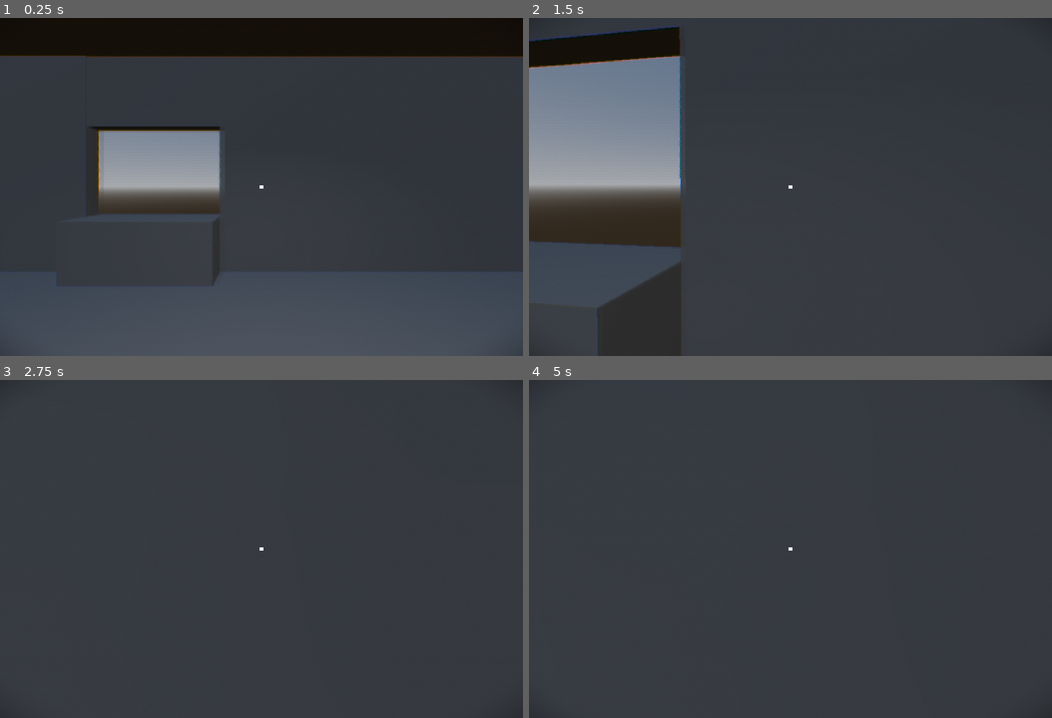
Above: before the commit, frames 1-4 (two rows, left to right).
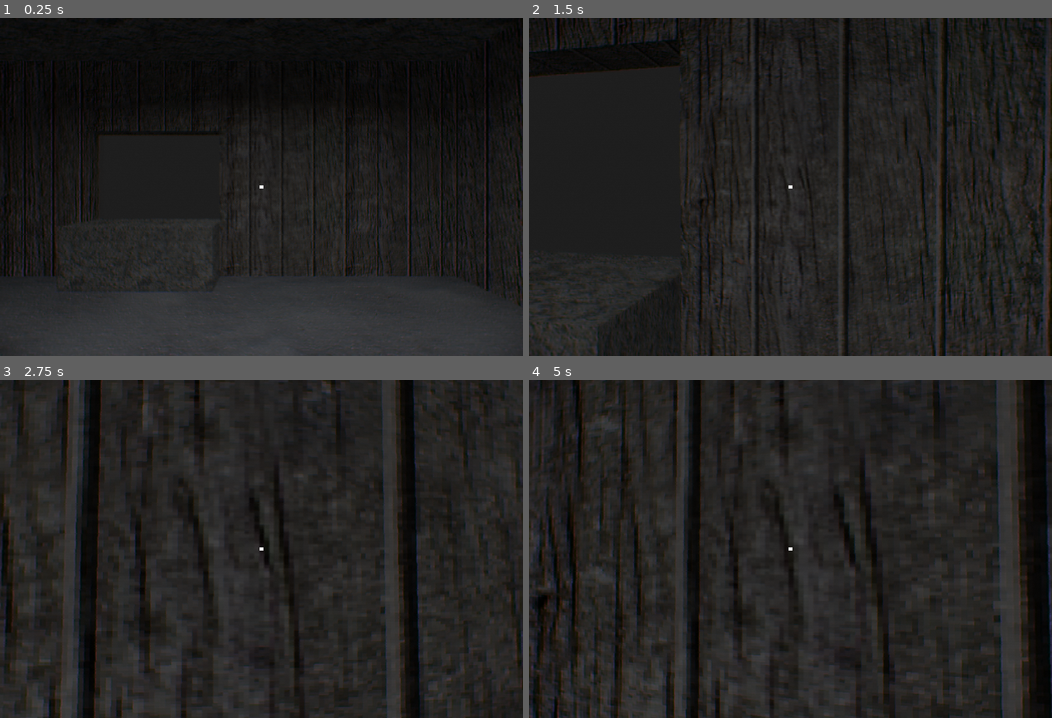
Above: after the commit, the same moments.

Repository: derukaeru/identity
Game: Godot game, scene res://src/scenes/main/main.tscn
Two runs of this game, one before a commit and one after it. Both use one fixed random seed, a clock stepped at 60 frames per second and the inputs below.
Inputs (mouse positions are in pixels of both pictures, inside the frame that each line leads up to):
- Up to frame 1 (0.25 s): no input
- Up to frame 2 (1.5 s): tap Enter at 0.5 s; move the mouse to (816, 187) at 0.52 s; hold W (forward) from 0.53 s (still down); tap Alt at 0.6 s; move the mouse to (764, 187) at 1.27 s; tap Shift at 1.35 s
- Up to frame 3 (2.75 s): keep holding W (forward); move the mouse to (271, 542) at 2.02 s; tap Alt at 2.1 s
- Up to frame 4 (5 s): keep holding W (forward); tap Space at 2.75, 4.25 s; move the mouse to (785, 555) at 2.77 s; tap Shift at 2.85, 4.35 s; tap Enter at 3.5 s; move the mouse to (827, 552) at 3.52 s; tap Alt at 3.6 s; move the mouse to (748, 545) at 4.27 s

The runs differ from the first frame. In frame 1, 82% of the frame differs, in the area x 0-100%, y 5-100%; in frame 2, 74%; in frame 3, 70%; in frame 4, 72%.

Commit message:
feat: added room textures

Diff:
--- a/src/scenes/entities/player.gd
+++ b/src/scenes/entities/player.gd
@@ -11,6 +11,8 @@
 var can_move: bool = true
 
 var current_interactable: InteractableComponent = null
+
+var item_held: Item = null
 
 func _ready() -> void:
 	Util.mouse_captured()
@@ -63,8 +65,17 @@
 
 func _interact() -> void:
 	var collider := raycast.get_collider()
-	if collider is InteractableComponent:
+	if collider is Item:
+		if item_held:
+			item_held.drop()
+
+		item_held = collider
+		item_held.hide()
+	elif collider is InteractableComponent:
 		collider.interact()
+	else:
+		if item_held:
+			item_held.use()
 
 func stop_movement() -> void:
 	can_move = false
--- a/src/scenes/entities/player.tscn
+++ b/src/scenes/entities/player.tscn
@@ -10,7 +10,7 @@
 script = ExtResource("1_oidqf")
 
 [node name="Camera3D" type="Camera3D" parent="." unique_id=2003043057]
-transform = Transform3D(1, 0, 0, 0, 1, 0, 0, 0, 1, 0, 1.8726625, 0)
+transform = Transform3D(1, 0, 0, 0, 1, 0, 0, 0, 1, 0, 1.9786937, 0)
 
 [node name="RayCast3D" type="RayCast3D" parent="Camera3D" unique_id=1298060264]
 target_position = Vector3(0, 0, -2)
--- /dev/null
+++ b/src/scenes/items/id.tscn
@@ -0,0 +1,15 @@
+[gd_scene format=3 uid="uid://b48tkcuhiqvuf"]
+
+[ext_resource type="Script" uid="uid://cb3wx8q3miqy4" path="res://src/scripts/components/item.gd" id="1_xbf5n"]
+
+[sub_resource type="BoxShape3D" id="BoxShape3D_2yfux"]
+size = Vector3(0.21940422, 0.06097412, 0.34570313)
+
+[node name="id" type="Area3D" unique_id=1100074241]
+script = ExtResource("1_xbf5n")
+item_name = "id"
+metadata/_custom_type_script = "uid://cb3wx8q3miqy4"
+
+[node name="CollisionShape3D" type="CollisionShape3D" parent="." unique_id=1991513318]
+transform = Transform3D(1, 0, 0, 0, 1, 0, 0, 0, 1, 0.0015153885, 0.029205322, 0.017578125)
+shape = SubResource("BoxShape3D_2yfux")
--- a/src/scenes/maps/map.tscn
+++ b/src/scenes/maps/map.tscn
@@ -1,6 +1,9 @@
 [gd_scene format=3 uid="uid://b12gw2hen6oqb"]
 
 [ext_resource type="Script" uid="uid://dvmo7nqn23o1t" path="res://src/scenes/maps/map.gd" id="1_vqcny"]
+[ext_resource type="Texture2D" uid="uid://d2u32cqkhq7qi" path="res://src/assets/sprites/textures/snow 1.png" id="2_vqcny"]
+[ext_resource type="Texture2D" uid="uid://bxty1g2p6e5yk" path="res://src/assets/sprites/textures/planks.png" id="3_61erh"]
+[ext_resource type="Texture2D" uid="uid://dfn1vautd7llp" path="res://src/assets/sprites/textures/stone 1.png" id="3_vwel7"]
 
 [sub_resource type="ProceduralSkyMaterial" id="ProceduralSkyMaterial_18i36"]
 sky_horizon_color = Color(0.66224277, 0.6717428, 0.6867428, 1)
@@ -10,15 +13,25 @@
 sky_material = SubResource("ProceduralSkyMaterial_18i36")
 
 [sub_resource type="Environment" id="Environment_vqcny"]
-background_mode = 2
+background_mode = 1
+background_color = Color(0.11858138, 0.11858138, 0.11858138, 1)
 sky = SubResource("Sky_7ha7p")
-glow_enabled = true
+
+[sub_resource type="StandardMaterial3D" id="StandardMaterial3D_61erh"]
+albedo_texture = ExtResource("2_vqcny")
+uv1_scale = Vector3(2.08, 2.08, 2.08)
+texture_filter = 0
 
 [sub_resource type="PlaneMesh" id="PlaneMesh_t4a08"]
-size = Vector2(14, 11)
+size = Vector2(11, 8.4)
+
+[sub_resource type="StandardMaterial3D" id="StandardMaterial3D_38br4"]
+albedo_texture = ExtResource("3_vwel7")
+uv1_scale = Vector3(2.43, 2.43, 2.43)
+texture_filter = 0
 
 [sub_resource type="BoxShape3D" id="BoxShape3D_2yfux"]
-size = Vector3(12, 0.1, 10)
+size = Vector3(10.4539795, 0.1, 8.466309)
 
 [sub_resource type="BoxShape3D" id="BoxShape3D_la05k"]
 size = Vector3(12.4104, 5.414612, 1.2399597)
@@ -29,28 +42,70 @@
 [sub_resource type="BoxShape3D" id="BoxShape3D_ifoc3"]
 size = Vector3(3.0203857, 1.7827148, 1.1228027)
 
+[sub_resource type="StandardMaterial3D" id="StandardMaterial3D_g802v"]
+albedo_texture = ExtResource("3_61erh")
+uv1_scale = Vector3(2.95, 2.95, 2.95)
+uv1_offset = Vector3(0.05, 0, 0)
+texture_filter = 0
+
 [sub_resource type="BoxMesh" id="BoxMesh_t4a08"]
-size = Vector3(6.9838867, 5, 0.4)
+size = Vector3(5.392456, 5, 0.4)
+
+[sub_resource type="StandardMaterial3D" id="StandardMaterial3D_b4x2u"]
+albedo_texture = ExtResource("3_61erh")
+uv1_scale = Vector3(1.295, 1.295, 1.295)
+uv1_offset = Vector3(0.03, 0, 0)
+texture_filter = 0
 
 [sub_resource type="BoxMesh" id="BoxMesh_ifoc3"]
 size = Vector3(2.1, 5, 0.4)
 
+[sub_resource type="StandardMaterial3D" id="StandardMaterial3D_4vxui"]
+albedo_texture = ExtResource("3_61erh")
+uv1_scale = Vector3(2.045, 2.045, 2.045)
+uv1_offset = Vector3(0.03, 0, 0)
+texture_filter = 0
+
 [sub_resource type="BoxMesh" id="BoxMesh_cx2a6"]
 size = Vector3(3.105542, 1.6, 0.4)
 
+[sub_resource type="StandardMaterial3D" id="StandardMaterial3D_m521s"]
+albedo_texture = ExtResource("3_vwel7")
+uv1_scale = Vector3(3.485, 1, 1)
+texture_filter = 0
+
 [sub_resource type="BoxMesh" id="BoxMesh_la05k"]
 size = Vector3(3.024292, 1.5, 1.1395752)
 
+[sub_resource type="StandardMaterial3D" id="StandardMaterial3D_vwel7"]
+albedo_texture = ExtResource("3_61erh")
+uv1_scale = Vector3(2.025, 2.025, 2.025)
+uv1_offset = Vector3(0.04, 0, 0)
+texture_filter = 0
+
 [sub_resource type="PlaneMesh" id="PlaneMesh_18i36"]
-size = Vector2(12, 5)
+size = Vector2(10.5, 5)
 orientation = 2
 
+[sub_resource type="StandardMaterial3D" id="StandardMaterial3D_2jtgy"]
+albedo_texture = ExtResource("3_61erh")
+uv1_scale = Vector3(1.71, 1.71, 1.71)
+uv1_offset = Vector3(0.165, 0, 0)
+uv2_scale = Vector3(0.595, 0.595, 0.595)
+texture_filter = 0
+
 [sub_resource type="PlaneMesh" id="PlaneMesh_7ha7p"]
-size = Vector2(10, 5)
+size = Vector2(8.5, 5)
 orientation = 2
 
+[sub_resource type="StandardMaterial3D" id="StandardMaterial3D_fef0c"]
+albedo_texture = ExtResource("3_61erh")
+uv1_scale = Vector3(1.555, 1.555, 1.555)
+uv1_offset = Vector3(0.06, 0, 0)
+texture_filter = 0
+
 [sub_resource type="PlaneMesh" id="PlaneMesh_vqcny"]
-size = Vector2(10, 5)
+size = Vector2(8.5, 5)
 orientation = 2
 
 [node name="map" type="Node3D" unique_id=307662637]
@@ -60,16 +115,20 @@
 environment = SubResource("Environment_vqcny")
 
 [node name="floor" type="MeshInstance3D" parent="." unique_id=1197963291]
+transform = Transform3D(1, 0, 0, 0, 1, 0, 0, 0, 1, -0.75704026, 0, -0.8213726)
+material_override = SubResource("StandardMaterial3D_61erh")
 mesh = SubResource("PlaneMesh_t4a08")
 
 [node name="ceiling" type="MeshInstance3D" parent="." unique_id=226273835]
-transform = Transform3D(-1, 8.742278e-08, 0, -8.742278e-08, -1, 0, 0, 0, 1, 0, 4.8876896, 0)
+transform = Transform3D(-1, 8.742278e-08, 0, -8.742278e-08, -1, 0, 0, 0, 1, -0.6341686, 4.8876896, -0.8418708)
+material_override = SubResource("StandardMaterial3D_38br4")
 cast_shadow = 2
 mesh = SubResource("PlaneMesh_t4a08")
 
 [node name="collisions" type="StaticBody3D" parent="." unique_id=845952260]
 
 [node name="CollisionShape3D" type="CollisionShape3D" parent="collisions" unique_id=1138911454]
+transform = Transform3D(1, 0, 0, 0, 1, 0, 0, 0, 1, -0.77301025, 0, -0.7668457)
 shape = SubResource("BoxShape3D_2yfux")
 
 [node name="CollisionShape3D2" type="CollisionShape3D" parent="collisions" unique_id=496030789]
@@ -78,17 +137,17 @@
 debug_color = Color(0, 0, 0, 1)
 
 [node name="CollisionShape3D3" type="CollisionShape3D" parent="collisions" unique_id=737567314]
-transform = Transform3D(1, 0, 0, 0, 1, 0, 0, 0, 1, -0.15002441, 2.207306, 5.596283)
+transform = Transform3D(1, 0, 0, 0, 1, 0, 0, 0, 1, -0.15002441, 2.207306, 3.9408107)
 shape = SubResource("BoxShape3D_la05k")
 debug_color = Color(0, 0, 0, 1)
 
 [node name="CollisionShape3D4" type="CollisionShape3D" parent="collisions" unique_id=871361956]
-transform = Transform3D(1, 0, 0, 0, 1, 0, 0, 0, 1, -6.164978, 2.207306, 0.5468569)
+transform = Transform3D(1, 0, 0, 0, 1, 0, 0, 0, 1, -6.164978, 2.207306, 0.03102827)
 shape = SubResource("BoxShape3D_vqcny")
 debug_color = Color(0, 0, 0, 1)
 
 [node name="CollisionShape3D5" type="CollisionShape3D" parent="collisions" unique_id=2013700501]
-transform = Transform3D(1, 0, 0, 0, 1, 0, 0, 0, 1, 6.1785564, 2.207306, -0.016031265)
+transform = Transform3D(1, 0, 0, 0, 1, 0, 0, 0, 1, 4.5341325, 2.207306, -0.016031265)
 shape = SubResource("BoxShape3D_vqcny")
 debug_color = Color(0, 0, 0, 1)
 
@@ -99,43 +158,48 @@
 [node name="walls" type="Node3D" parent="." unique_id=163948044]
 
 [node name="MeshInstance3D2" type="MeshInstance3D" parent="walls" unique_id=921877239]
-transform = Transform3D(1, 0, 0, 0, 1, 0, 0, 0, 1, 2.542908, 2.5, -5.1968966)
+transform = Transform3D(1, 0, 0, 0, 1, 0, 0, 0, 1, 1.7471926, 2.5, -5.1968966)
+material_override = SubResource("StandardMaterial3D_g802v")
 cast_shadow = 2
 mesh = SubResource("BoxMesh_t4a08")
 
 [node name="MeshInstance3D6" type="MeshInstance3D" parent="walls" unique_id=1688669633]
 transform = Transform3D(1, 0, 0, 0, 1, 0, 0, 0, 1, -5.0300384, 2.5, -5.193011)
+material_override = SubResource("StandardMaterial3D_b4x2u")
 cast_shadow = 2
 mesh = SubResource("BoxMesh_ifoc3")
 
 [node name="MeshInstance3D7" type="MeshInstance3D" parent="walls" unique_id=1655629365]
 transform = Transform3D(1, 0, 0, 0, 1, 0, 0, 0, 1, -2.495465, 4.1028566, -5.199508)
+material_override = SubResource("StandardMaterial3D_4vxui")
 cast_shadow = 2
 mesh = SubResource("BoxMesh_cx2a6")
 
 [node name="MeshInstance3D8" type="MeshInstance3D" parent="walls" unique_id=42894026]
 transform = Transform3D(1, 0, 0, 0, 1, 0, 0, 0, 1, -2.4584394, 0.50057507, -4.8261027)
+material_override = SubResource("StandardMaterial3D_m521s")
 cast_shadow = 2
 mesh = SubResource("BoxMesh_la05k")
 
 [node name="MeshInstance3D3" type="MeshInstance3D" parent="walls" unique_id=1825356835]
-transform = Transform3D(-1, 0, -8.742278e-08, 0, 1, 0, 8.742278e-08, 0, -1, 0, 2.5, 5)
+transform = Transform3D(-1, 0, -8.742278e-08, 0, 1, 0, 8.742278e-08, 0, -1, -0.87303686, 2.5, 3.33396)
+material_override = SubResource("StandardMaterial3D_vwel7")
 cast_shadow = 2
 mesh = SubResource("PlaneMesh_18i36")
 
 [node name="MeshInstance3D4" type="MeshInstance3D" parent="walls" unique_id=1889193619]
-transform = Transform3D(1.3113416e-07, 0, -1, 0, 1, 0, 1, 0, 1.3113416e-07, 6, 2.5, 0)
+transform = Transform3D(1.3113416e-07, 0, -1, 0, 1, 0, 1, 0, 1.3113416e-07, 4.4027295, 2.5, -0.76057696)
+material_override = SubResource("StandardMaterial3D_2jtgy")
 cast_shadow = 2
 mesh = SubResource("PlaneMesh_7ha7p")
 
 [node name="MeshInstance3D5" type="MeshInstance3D" parent="walls" unique_id=557621112]
-transform = Transform3D(-2.1855693e-07, 0, 1, 0, 1, 0, -1, 0, -2.1855693e-07, -6, 2.5, 0)
+transform = Transform3D(-2.1855693e-07, 0, 1, 0, 1, 0, -1, 0, -2.1855693e-07, -6, 2.5, -0.9484955)
+material_override = SubResource("StandardMaterial3D_fef0c")
 cast_shadow = 2
 mesh = SubResource("PlaneMesh_vqcny")
 
 [node name="SpotLight3D" type="SpotLight3D" parent="." unique_id=794631903]
-transform = Transform3D(1, 0, 0, 0, -4.371139e-08, 1, 0, -1, -4.371139e-08, 0, 4.876915, 0)
-spot_range = 10.536811
-spot_angle = 67.18396
-
-[node name="MeshInstance3D" type="MeshInstance3D" parent="." unique_id=2038770523]
+transform = Transform3D(1, 0, 0, 0, -4.371139e-08, 1, 0, -1, -4.371139e-08, 0, 4.8811107, 0)
+spot_range = 12.97767
+spot_angle = 80.51251
--- a/src/scenes/menu/ui.gd
+++ b/src/scenes/menu/ui.gd
@@ -23,6 +23,7 @@
 			Util.mouse_visible()
 
 func show_tooltip(interactable: InteractableComponent) -> void:
+	tooltip.text = interactable.tooltip_text
 	tooltip.show()
 
 func hide_tooltip() -> void:
--- a/src/scripts/components/interactable_component.gd
+++ b/src/scripts/components/interactable_component.gd
@@ -2,7 +2,7 @@
 
 signal interacted
 
-@export var tooltip_text: String = "interact"
+@export var tooltip_text: String = "RMB to interact"
 @export var show_tooltip: bool = true
 
 func interact() -> void:
--- /dev/null
+++ b/src/scripts/components/item.gd
@@ -0,0 +1,12 @@
+class_name Item extends InteractableComponent
+
+@export var item_name: String = ""
+
+func _ready() -> void:
+	pass
+
+func use() -> void:
+	pass
+
+func drop() -> void:
+	show()
Binary file added: src/assets/sprites/textures/planks.png
Not shown, added: src/assets/sprites/textures/planks.png.import
Binary file added: src/assets/sprites/textures/snow 1.png
Not shown, added: src/assets/sprites/textures/snow 1.png.import
Binary file added: src/assets/sprites/textures/stone 1.png
Not shown, added: src/assets/sprites/textures/stone 1.png.import
Not shown, added: src/scripts/components/item.gd.uid
